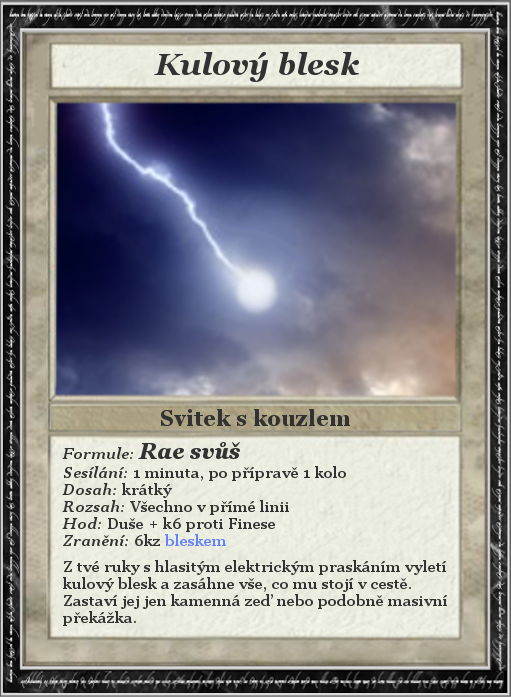
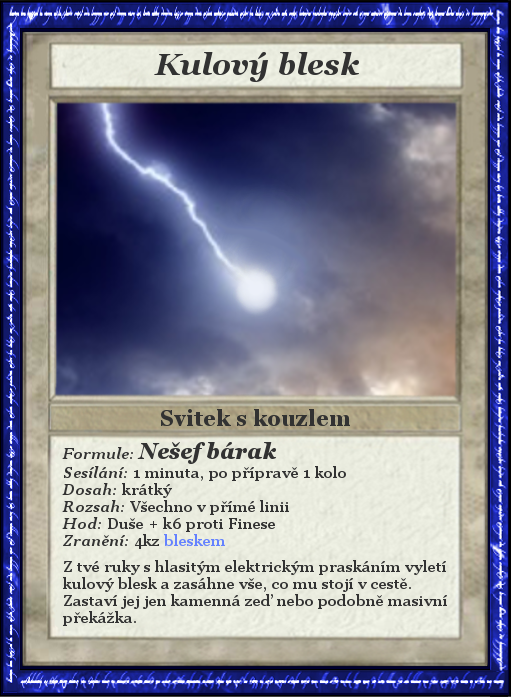
Layer changes from the first 511×697 image to the second:
renamed "Formule: Rae svůš ..." to "Formule: Nešef bárak ...", painted on it over [135, 442, 276, 549]
renamed "RuneFrame" to "Dropped Buffer", painted on it over [0, 0, 511, 697]
